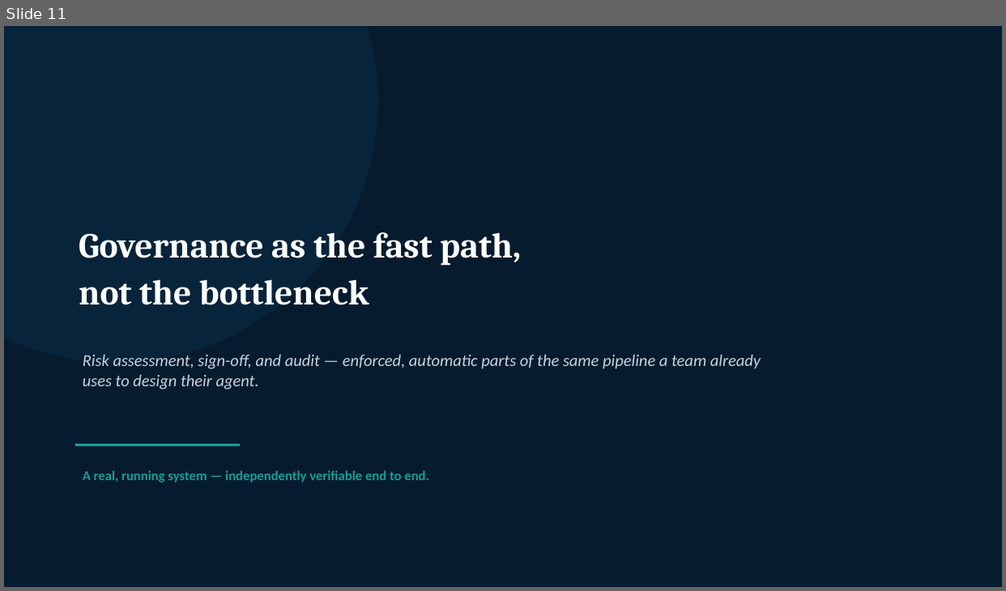
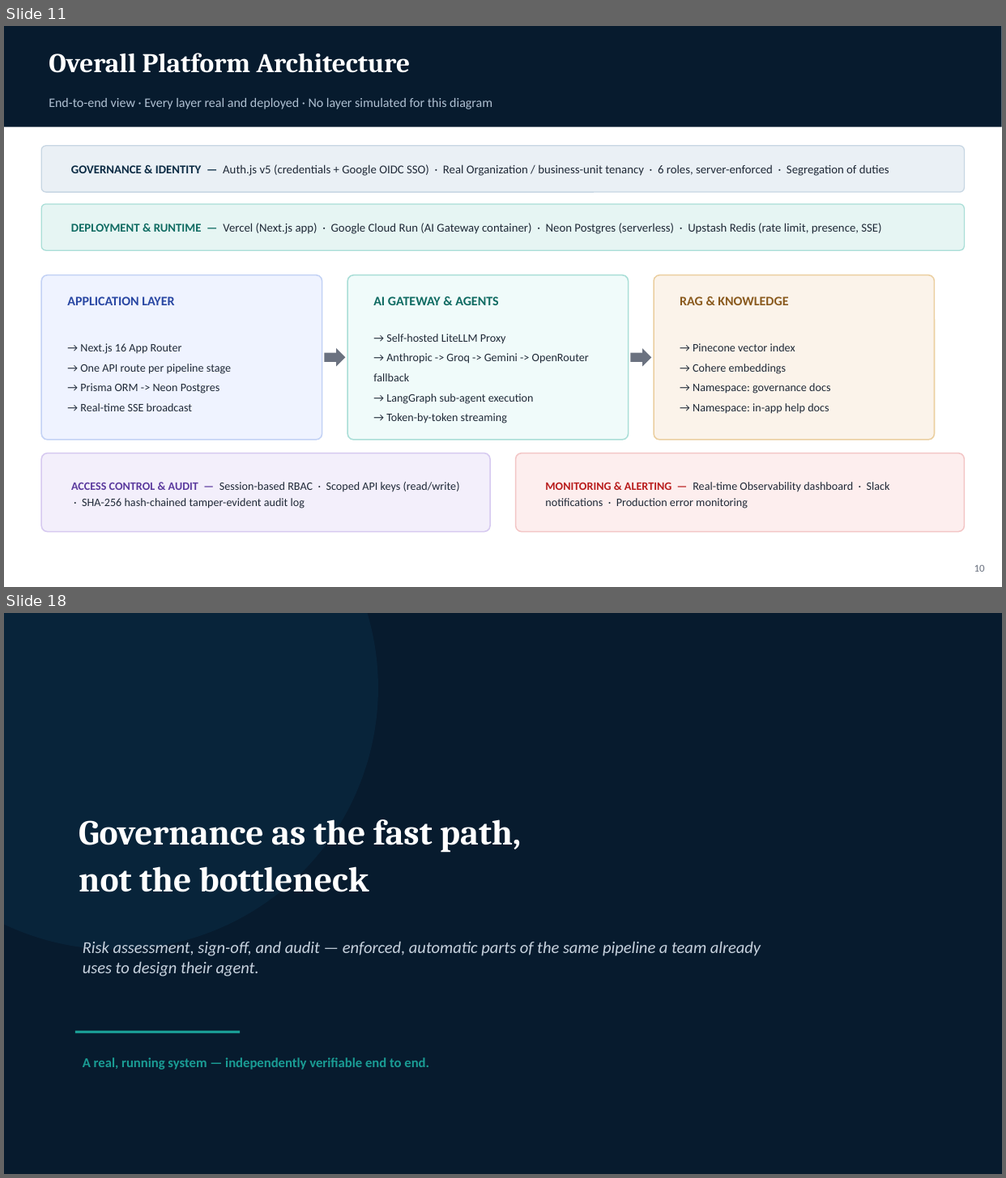
Before and after one commit to HariprasadMitta/EGPA, a slide deck: docs/EGPA-Overview.pptx. Shown one above the other, each under a label of ours: slide 11 before the commit, slides 11 and 18 after it; the slides between them are not shown. The pictures are 1006x591 and 1006x1178 pixels, drawn with LibreOffice and Linux fonts; fonts in the diff are those of the drawing. Boxes give left, top, right and bottom in pixels: in the first picture for what was removed or moved away, otherwise in the second. Text is boxed around its words. In the diff, an @@ line names an element or a change of style, - is before the commit and + after.

Commit message:
Add enterprise solution-options and real architecture slides to deck
Mirrors the docx's new content: problem discovery & validation,
alternative approaches, options/trade-offs, build-vs-buy, and
current-to-target-state migration as five new slides, plus a
high-level layered architecture slide built from EGPA's real stack
(modeled on a reference AWS-style diagram, not copied from it).
Business Value slide refreshed with the five outcome-linked metrics,
and a Phased Implementation & Roadmap slide added before Closing.

```diff
--- a/docs/EGPA-Overview.pptx
+++ b/docs/EGPA-Overview.pptx
@@ slide 11 added at <box>4,26,1002,587</box>, background #FFFFFF @@
@@ rectangle added at <box>4,26,1002,127</box>, fill #071B2E @@
@@ text added at <box>49,53,411,73</box>, 26 pt, text #FFFFFF, bold @@
+Overall Platform Architecture
@@ text added at <box>49,98,492,109</box>, 12.5 pt, text #AFC0D2 @@
+End-to-end view · Every layer real and deployed · No layer simulated for this diagram
@@ rounded rectangle added at <box>41,146,965,192</box>, fill #EAF0F5, outline #C7D6E3 1 pt @@
@@ text added at <box>71,165,889,176</box>, 11.5 pt, text #1F2937 @@
+GOVERNANCE & IDENTITY — Auth.js v5 (credentials + Google OIDC SSO) · Real Organization / business-unit tenancy · 6 roles, server-enforced · Segregation of duties
@@ rounded rectangle added at <box>41,204,965,250</box>, fill #E6F5F3, outline #A9DED7 1 pt @@
@@ text added at <box>71,223,881,234</box>, 11.5 pt, text #1F2937 @@
+DEPLOYMENT & RUNTIME — Vercel (Next.js app) · Google Cloud Run (AI Gateway container) · Neon Postgres (serverless) · Upstash Redis (rate limit, presence, SSE)
@@ rounded rectangle added at <box>41,275,322,440</box>, fill #EFF3FF, outline #C3D2F5 1.2 pt @@
@@ rounded rectangle added at <box>347,275,629,440</box>, fill #F0FBFA, outline #A9DED7 1.2 pt @@
@@ rounded rectangle added at <box>654,275,935,440</box>, fill #FBF3EA, outline #EBCFA0 1.2 pt @@
@@ text added at <box>67,297,174,305</box>, 12.5 pt, text #2947A3, bold @@
+APPLICATION LAYER
@@ text added at <box>373,297,499,305</box>, 12.5 pt, text #0F6B62, bold @@
+AI GATEWAY & AGENTS
@@ text added at <box>680,297,788,305</box>, 12.5 pt, text #8A5A1E, bold @@
+RAG & KNOWLEDGE
@@ text added at <box>373,334,589,424</box>, 11 pt, text #1F2937 @@
+→ Self-hosted LiteLLM Proxy
+→ Anthropic -> Groq -> Gemini -> OpenRouter fallback
+→ LangGraph sub-agent execution
+→ Token-by-token streaming
@@ text added at <box>80,344,231,412</box>, 11 pt, text #1F2937 @@
+→ Next.js 16 App Router
+→ One API route per pipeline stage
+→ Prisma ORM -> Neon Postgres
+→ Real-time SSE broadcast
@@ right arrow added at <box>325,348,345,367</box>, fill #6B7280 @@
@@ right arrow added at <box>631,348,651,367</box>, fill #6B7280 @@
@@ text added at <box>692,344,830,414</box>, 11 pt, text #1F2937 @@
+→ Pinecone vector index
+→ Cohere embeddings
+→ Namespace: governance docs
+→ Namespace: in-app help docs
@@ rounded rectangle added at <box>41,454,491,532</box>, fill #F3EFFB, outline #D6C9F0 1.2 pt @@
@@ rounded rectangle added at <box>515,454,965,532</box>, fill #FDEEEE, outline #F3C6C6 1.2 pt @@
@@ text added at <box>71,482,460,509</box>, 11 pt, text #1F2937 @@
+ACCESS CONTROL & AUDIT — Session-based RBAC · Scoped API keys (read/write) · SHA-256 hash-chained tamper-evident audit log
@@ text added at <box>545,482,890,509</box>, 11 pt, text #1F2937 @@
+MONITORING & ALERTING — Real-time Observability dashboard · Slack notifications · Production error monitoring
@@ text added at <box>974,565,985,572</box>, 10 pt, text #6B7280 @@
+10
@@ what was slide 11 is now slide 18 @@
```
Also in this commit, not shown: 8 slides changed, 7 other slides added, 1 slide removed.
